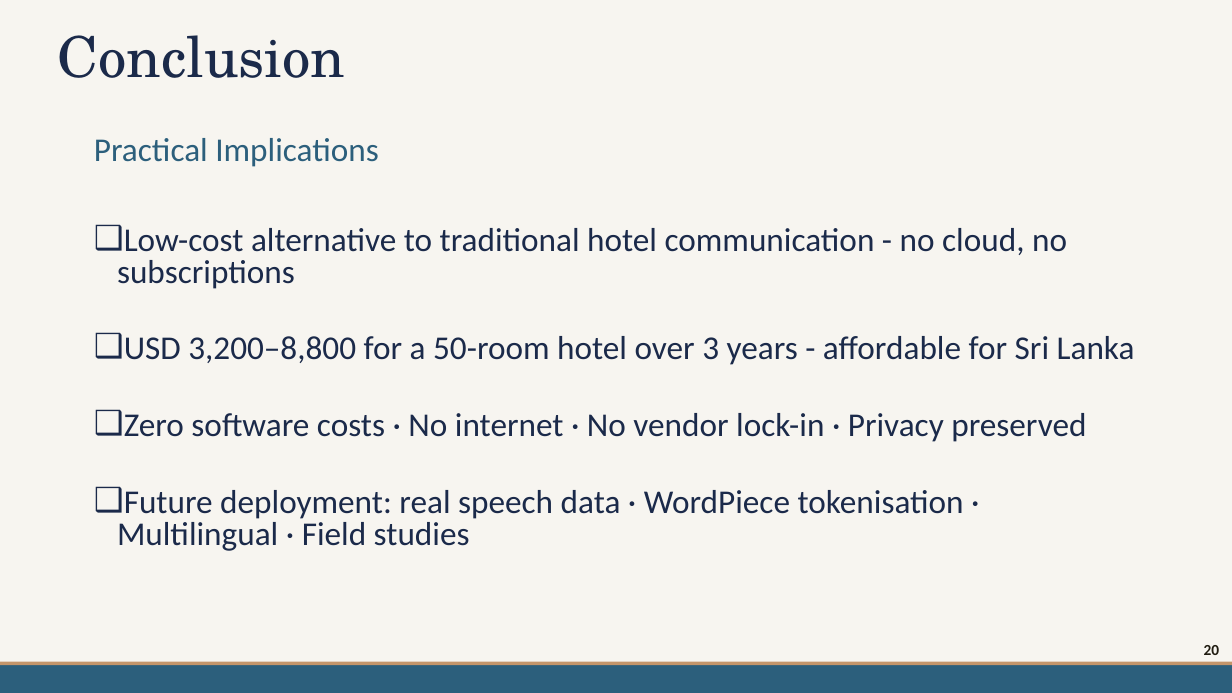
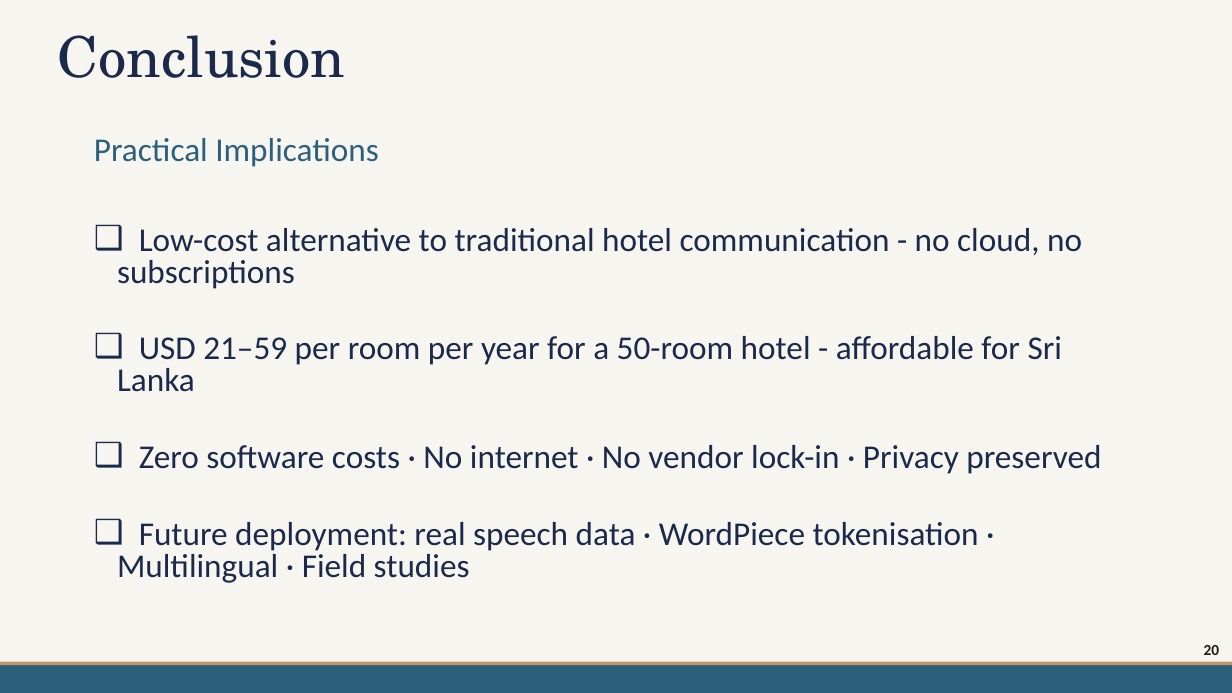
Before and after one commit to mdpw/msc-research, a slide deck: slide 20 of documents/Viva Presentation.pptx. Drawn at 1232x693 pixels with LibreOffice and Linux fonts; fonts in the diff are those of the drawing; background and template pictures are left out. Boxes give left, top, right and bottom in pixels: in the first picture for what was removed or moved away, otherwise in the second. Text is boxed around its words. In the diff, an @@ line names an element or a change of style, - is before the commit and + after.

```diff
--- a/documents/Viva Presentation.pptx
+++ b/documents/Viva Presentation.pptx
@@ text at <box>117,336,1062,392</box>: text changed @@
-❑ USD 3,200–8,800 for a 50-room hotel over 3 years - affordable for Sri Lanka
+❑ USD 21–59 per room per year for a 50-room hotel - affordable for Sri Lanka
```
Also in this commit, not shown: 6 other slides changed.
